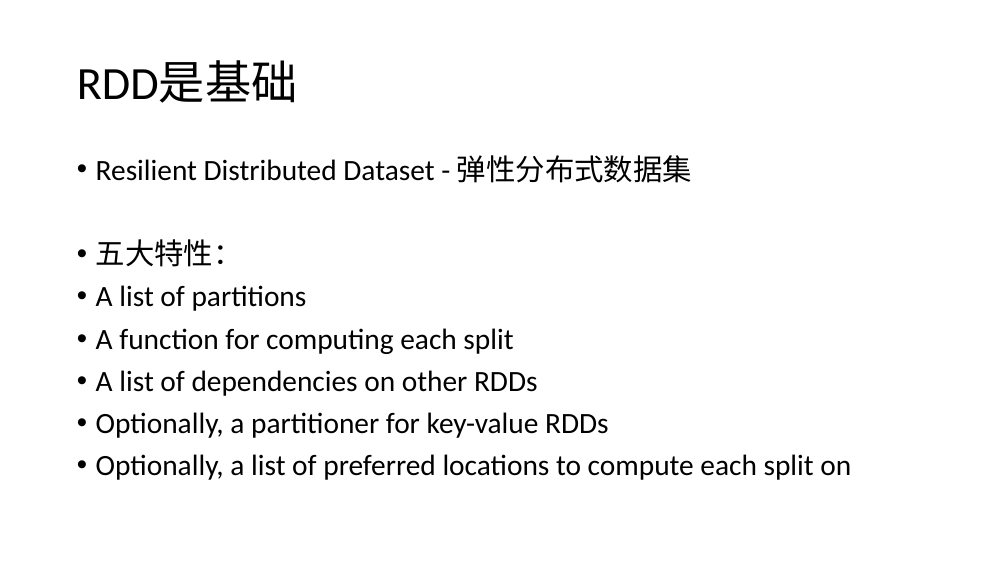
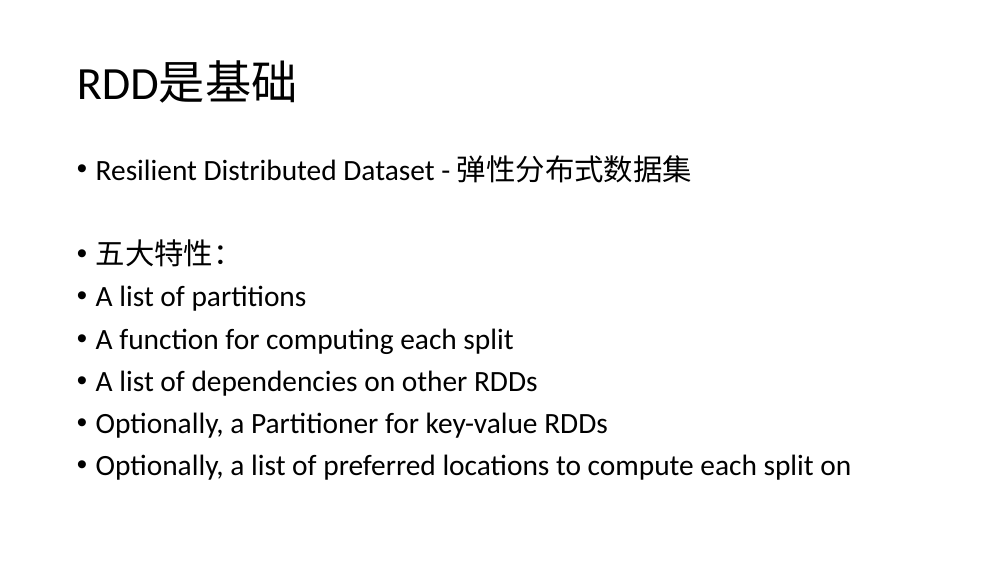
Before and after one commit to zhangpanfeng/darren-spark, a slide deck: slide 13 of doc/Spark.pptx. Drawn at 1008x567 pixels with LibreOffice and Linux fonts; fonts in the diff are those of the drawing. Boxes give left, top, right and bottom in pixels: in the first picture for what was removed or moved away, otherwise in the second. Text is boxed around its words. In the diff, an @@ line names an element or a change of style, - is before the commit and + after.

```diff
--- a/doc/Spark.pptx
+++ b/doc/Spark.pptx
@@ text at (96, 412, 608, 438): text changed @@
-• Optionally, a partitioner for key-value RDDs
+• Optionally, a Partitioner for key-value RDDs
```
Also in this commit, not shown: 5 slides added.
